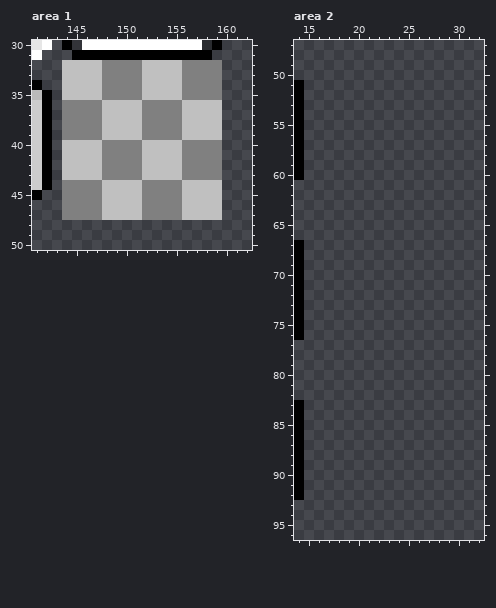
Two states of a pixel-art file, aseprite/widget.aseprite. Above is the file before it was changed.
256x256 pixels, 1 frame. Pixels under 10% opacity are left out. Colours within 5 levels of each other are drawn and written as one. Shown: area 1: x 141..162, y 30..50; area 2: x 14..32, y 47..96. The commit also changed other parts of the picture, which this record leaves out.
And afterwards:
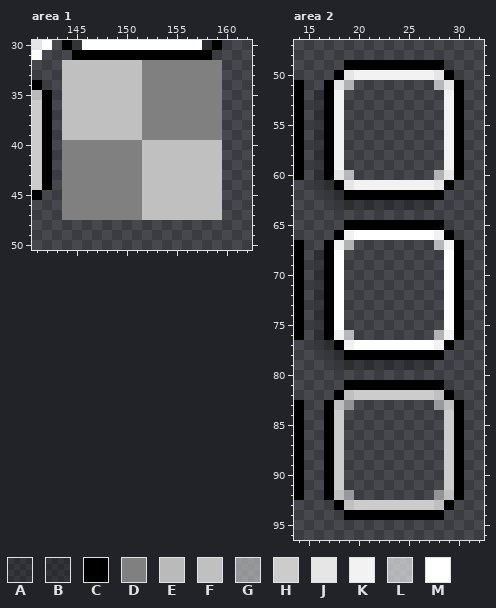
Palette (. is transparent): A #0000003c  B #00000046  C #000000  D #808080  E #bababa  F #c0c0c0  G #cccccc9b  H #cccccc  J #e6e6e6  K #f2f2f2  L #ffffff9b  M #ffffff
The exact change:
layer "Color_button/border/pressed" added
layer "Color_button/border/hovered" added
layer "Color_button/border/idle" added
Changed rows in their new state; - is an unchanged pixel.
Area 1, layer "Alpha":
first column x 144:
32 ----FFFFDDDD----
33 ----FFFFDDDD----
34 ----FFFFDDDD----
35 ----FFFFDDDD----
36 FFFF--------DDDD
37 FFFF--------DDDD
38 FFFF--------DDDD
39 FFFF--------DDDD
40 DDDD--------FFFF
41 DDDD--------FFFF
42 DDDD--------FFFF
43 DDDD--------FFFF
44 ----DDDDFFFF----
45 ----DDDDFFFF----
46 ----DDDDFFFF----
47 ----DDDDFFFF----
Area 2, layers "Color_button/border/idle", "Color_button/border/hovered", "Color_button/border/pressed":
first column x 16:
49 ---CCCCCCCCCC--
50 --CJKKKKKKKKJC-
51 -CJL--------LJC
52 ACK----------KC
53 ACK----------KC
54 ACK----------KC
55 ACK----------KC
56 ACK----------KC
57 ACK----------KC
58 ACK----------KC
59 ACK----------KC
60 ACJL--------LJC
61 AACJKKKKKKKKJC-
62 -AACCCCCCCCCC--
63 --AAAAAAAAAA---
65 ---CCCCCCCCCC--
66 --CKMMMMMMMMKC-
67 -CKL--------LKC
68 ACM----------MC
69 ACM----------MC
70 ACM----------MC
71 ACM----------MC
72 ACM----------MC
73 ACM----------MC
74 ACM----------MC
75 ACM----------MC
76 ACKL--------LKC
77 AACKMMMMMMMMKC-
78 -AACCCCCCCCCC--
79 --AAAAAAAAAA---
81 ---CCCCCCCCCC--
82 --CFHHHHHHHHFC-
83 -CFG--------GFC
84 -CH----------HC
85 -CH----------HC
86 -CH----------HC
87 -CH----------HC
88 -CH----------HC
89 -CH----------HC
90 -CH----------HC
91 -CH----------HC
92 -CFG--------GFC
93 --CFHHHHHHHHFC-
94 ---CCCCCCCCCC--
